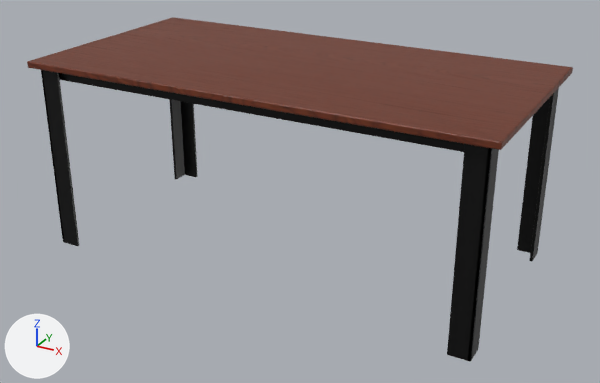
An edit to the glTF model models/table-valmo-180.glb, drawn before and after from the same camera.
Rendered twice from a 50 mm camera at (1.455, -2.619, 1.561) aimed at (0.034, -0.037, 0.27). Lighting does not change. The marker at lower left points along +X, +Y and +Z. The picture after the commit comes second. Where no turn or scale is listed for an object, it has been applied to the vertices. Vertices at exactly the same position are counted once.

The older version as bpy lines, for what is in view:
```python
me_mesh_0 = bpy.data.meshes.new('Mesh_0')
me_mesh_0.from_pydata(...)  # 496 vertices, 996 faces; spans x -0.9..0.9, y -0.45..0.45, z -0.01..0.01
me_mesh_0.materials.append(mat_recycled_teak)
me_mesh_1 = bpy.data.meshes.new('Mesh_1')
me_mesh_1.from_pydata(...)  # 1672 vertices, 3376 faces; spans x -1.0..1.0, y -0.49..0.49, z -0.42..0.42
me_mesh_1.materials.append(mat_black_steel)  # black #121212
ob_mesh_0 = bpy.data.objects.new('Mesh_0', me_mesh_0)
ob_mesh_0.location = (0.0, 0.0, 0.747)
ob_mesh_1 = bpy.data.objects.new('Mesh_1', me_mesh_1)
ob_mesh_1.location = (0.0, 0.0, 0.367)
ob_mesh_1.scale = (0.865, 0.865, 0.865)
```
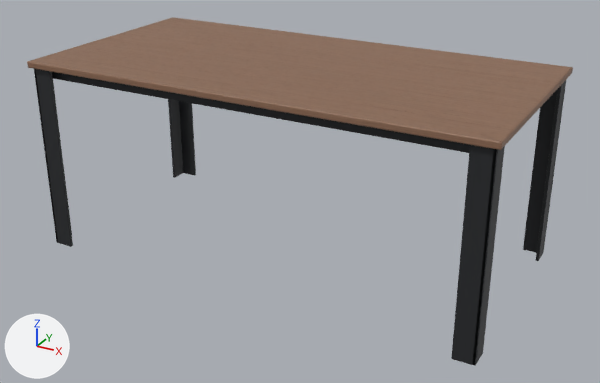
Where the change shows, as pixel boxes [x1, y1, x2, y2] in the pictures (600 x 383 px; the box of a moved part takes in the faces that stretch with it):
'Mesh_0', recoloured (lighter)
    both: [27, 17, 573, 150]
'Mesh_1', reshaped, rescaled
    before: [41, 70, 559, 362]
    after: [34, 69, 566, 366]
part 1 of me_mesh_1, moved or reshaped (mostly hidden)
    before: [59, 73, 465, 152]
    after: [52, 72, 470, 153]
part 2 of me_mesh_1, moved or reshaped
    before: [41, 70, 79, 246]
    after: [34, 69, 73, 247]
part 3 of me_mesh_1, moved or reshaped
    before: [517, 88, 559, 261]
    after: [523, 80, 566, 261]
part 4 of me_mesh_1, moved or reshaped
    before: [447, 144, 499, 362]
    after: [451, 145, 505, 366]

The change, as a list of edits to the scene's bpy script:
```text
Add img_european_walnut_veneer_04_diff:
    img_european_walnut_veneer_04_diff = load_image('european_walnut_veneer_04_diff', '_unpacked/european_walnut_veneer_04_diff', 1024, 1024, 'sRGB')
Add img_european_walnut_veneer_04_rough:
    img_european_walnut_veneer_04_rough = load_image('european_walnut_veneer_04_rough', '_unpacked/european_walnut_veneer_04_rough', 512, 512, 'Non-Color')
Add img_european_walnut_veneer_04_nor:
    img_european_walnut_veneer_04_nor = load_image('european_walnut_veneer_04_nor', '_unpacked/european_walnut_veneer_04_nor', 512, 512, 'Non-Color')
Add mat_teak:
    mat_teak = bpy.data.materials.new('teak')
    # colours: light grey #d1c5bf
    # uses the picture img_european_walnut_veneer_04_diff
    # uses the picture img_european_walnut_veneer_04_nor
    # uses the picture img_european_walnut_veneer_04_rough
Change me_mesh_0:
    where me_mesh_0.from_pydata(...)  # 496 vertices, 996 faces; spans x -0.9..0.9, y -0.45..0.45, z -0.01..0.01
    remove me_mesh_0.materials.append(mat_recycled_teak)
    add me_mesh_0.materials.append(mat_teak)
Change me_mesh_1:
    where me_mesh_1.from_pydata(...)  # 1672 vertices, 3376 faces; spans x -1.0..1.0, y -0.49..0.49, z -0.42..0.42
    used by ob_mesh_1; location = (0.0, 0.0, 0.367); scale = (0.865, 0.865, 0.865)
    me_mesh_1 part 1: the loose piece of 152 vertices spanning x -0.97..0.97, y -0.46..-0.44, z 0.37..0.42 is scaled about the mesh origin by 0.977
    me_mesh_1 part 2: the loose piece of 266 vertices spanning x -1.0..-0.91, y -0.49..-0.39, z -0.42..0.42 is moved by (0.0, -0.01, 0.0)
    me_mesh_1 part 3: the loose piece of 266 vertices spanning x 0.91..1.0, y 0.39..0.49, z -0.42..0.42 is moved by (0.0, 0.01, 0.0)
    me_mesh_1 part 4: the loose piece of 266 vertices spanning x 0.91..1.0, y -0.49..-0.39, z -0.42..0.42 is moved by (0.0, -0.01, 0.0)
Change ob_mesh_1:
    ob_mesh_1.scale: (0.865, 0.865, 0.865) -> (0.885, 0.885, 0.885)
```
